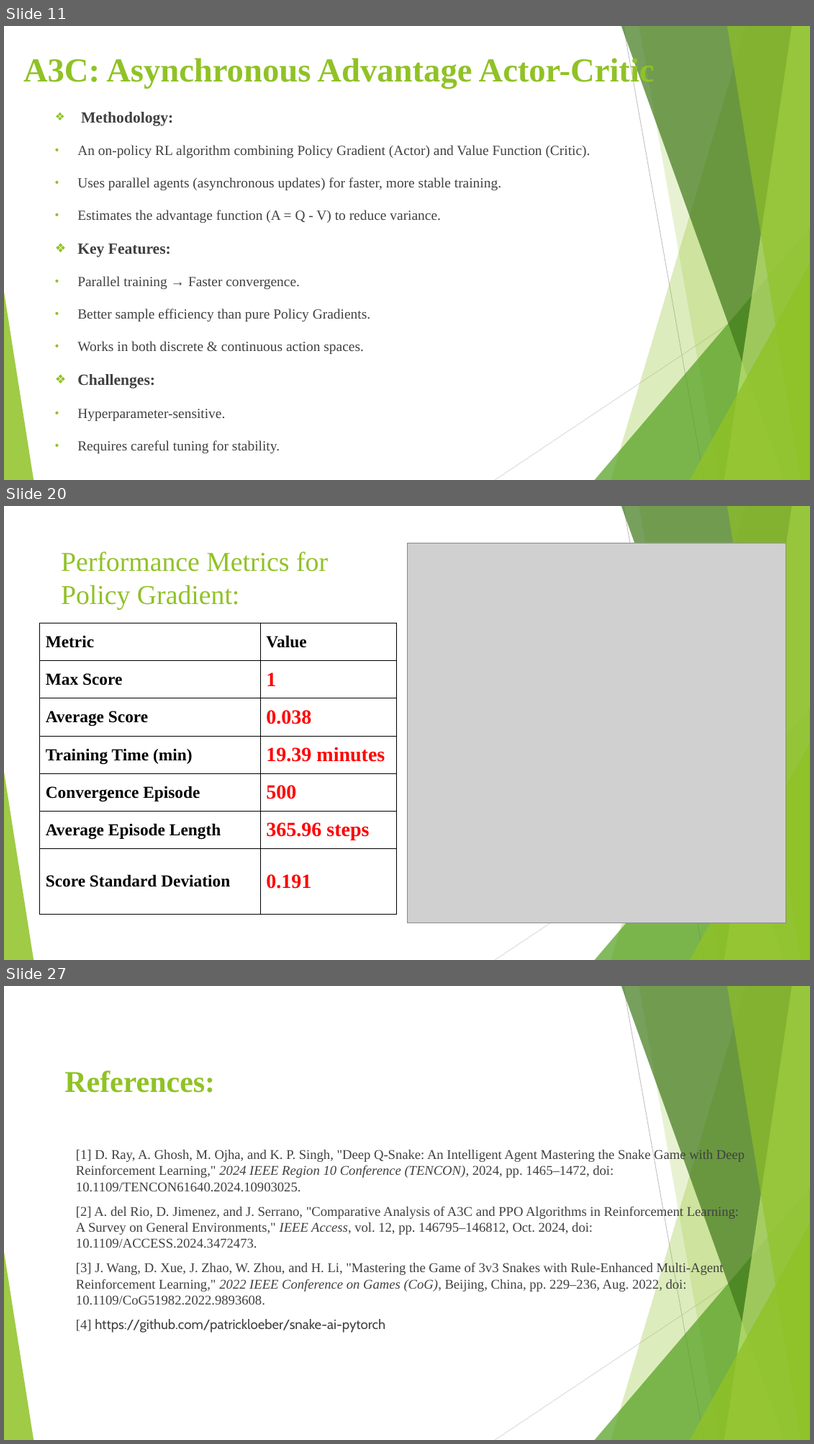
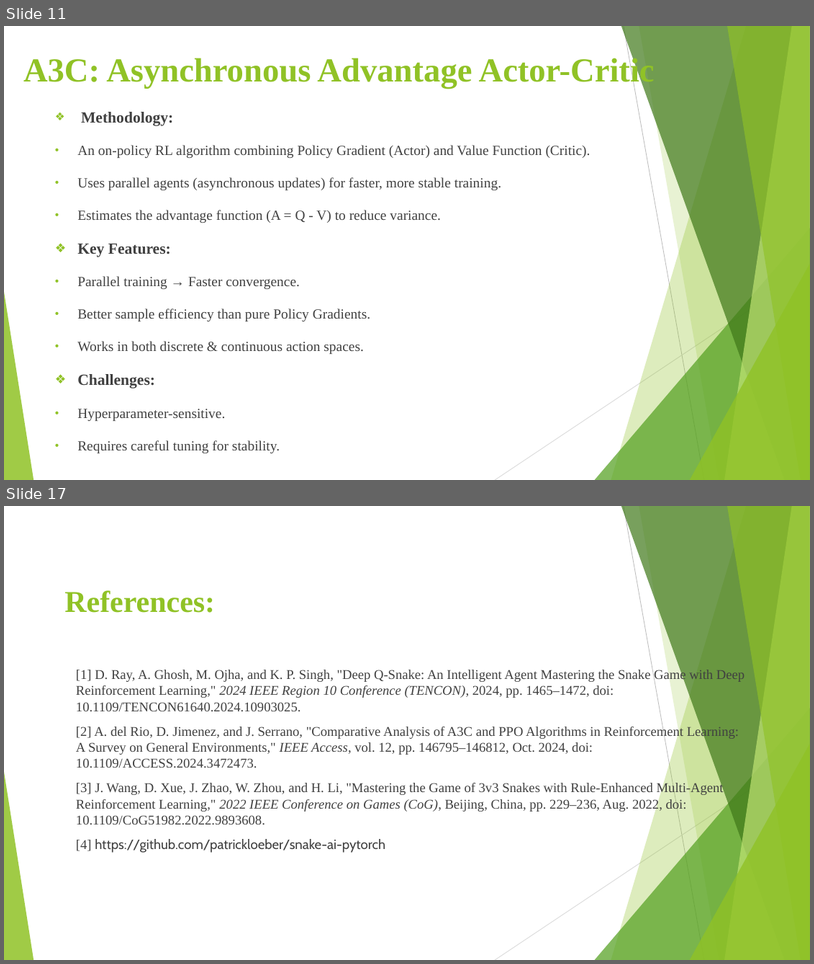
Before and after one commit to Harika2403/Intro-to-AI-Semester-Project, a slide deck: AI Project PPT.pptx. Shown one above the other, each under a label of ours: slides 11, 20 and 27 before the commit, slides 11 and 17 after it; the slides between them are not shown. The pictures are 814x1444 and 814x964 pixels, drawn with LibreOffice and Linux fonts; fonts in the diff are those of the drawing; grey boxes stand for pictures. Boxes give left, top, right and bottom in pixels: in the first picture for what was removed or moved away, otherwise in the second. Text is boxed around its words. In the diff, an @@ line names an element or a change of style, - is before the commit and + after.

```diff
--- a/AI Project PPT.pptx
+++ b/AI Project PPT.pptx
@@ slide 20 removed at bbox=[4, 506, 810, 960], background #FFFFFF; not listed: 10 template elements that a slide beside it also shows @@
@@ picture removed at bbox=[407, 543, 787, 923] @@
@@ title removed at bbox=[61, 551, 328, 609] @@
-Performance Metrics for Policy Gradient:
@@ table removed at bbox=[40, 623, 396, 914], 7 rows, 2 columns @@
-Metric | Value
-Max Score | 1
-Average Score | 0.038
-Training Time (min) | 19.39 minutes
-Convergence Episode | 500
-Average Episode Length | 365.96 steps
-Score Standard Deviation | 0.191
@@ what was slide 27 is now slide 17 @@
```
Also in this commit, not shown: 9 slides changed, 1 slide added, 10 other slides removed.
